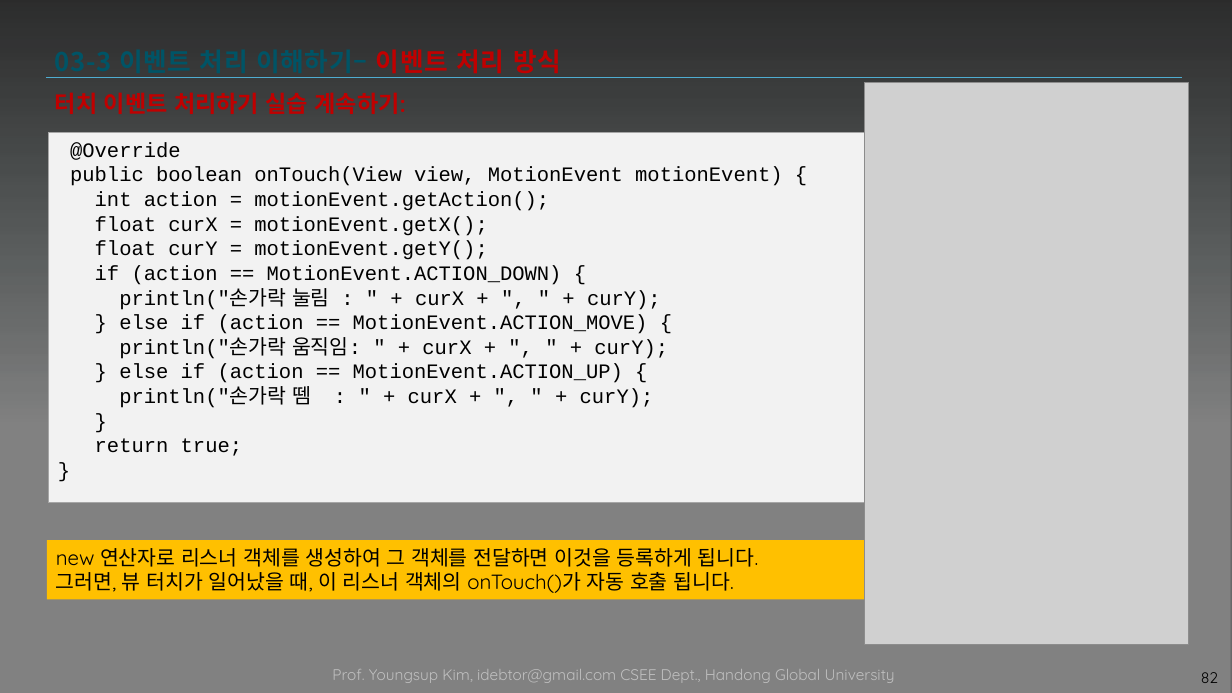
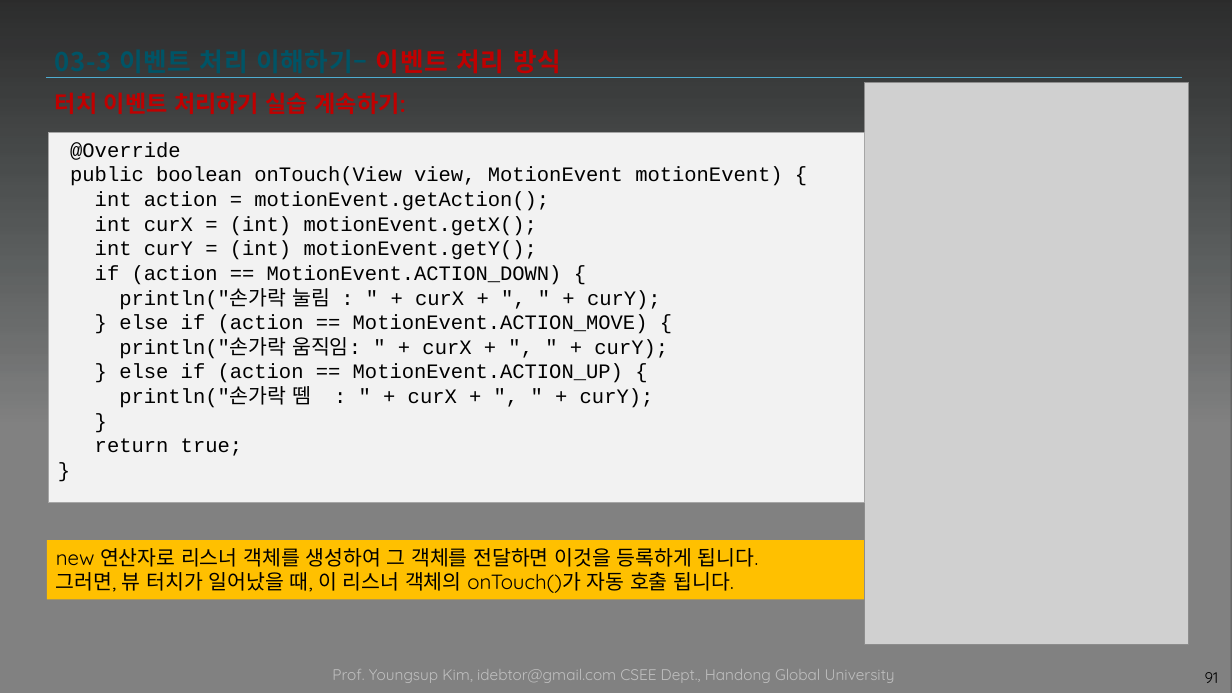
Before and after one commit to tae7841/HuStarAS, a slide deck: slide 91 of ppts/03Widget.pptx (slide 82 before the commit). Drawn at 1232x693 pixels with LibreOffice and Linux fonts; fonts in the diff are those of the drawing; grey boxes stand for pictures; background and template pictures are left out; a plain dark background stands for a picture behind light text. Boxes give left, top, right and bottom in pixels: in the first picture for what was removed or moved away, otherwise in the second. Text is boxed around its words. In the diff, an @@ line names an element or a change of style, - is before the commit and + after.

```diff
--- a/ppts/03Widget.pptx
+++ b/ppts/03Widget.pptx
@@ rectangle "@Override": place and size @@
-rectangle "@Override" at <box>49,132,1186,503</box>
+rectangle "@Override" at <box>49,132,865,503</box>
@@ text in rectangle at <box>95,216,537,260</box>: text changed @@
-float curX = motionEvent.getX();
-float curY = motionEvent.getY();
+int curX = (int) motionEvent.getX();
+int curY = (int) motionEvent.getY();
@@ page number at <box>1205,672,1219,683</box>: text changed @@
-82
+91
```
Also in this commit, not shown: 24 other slides changed, 15 slides added, 8 slides removed.
